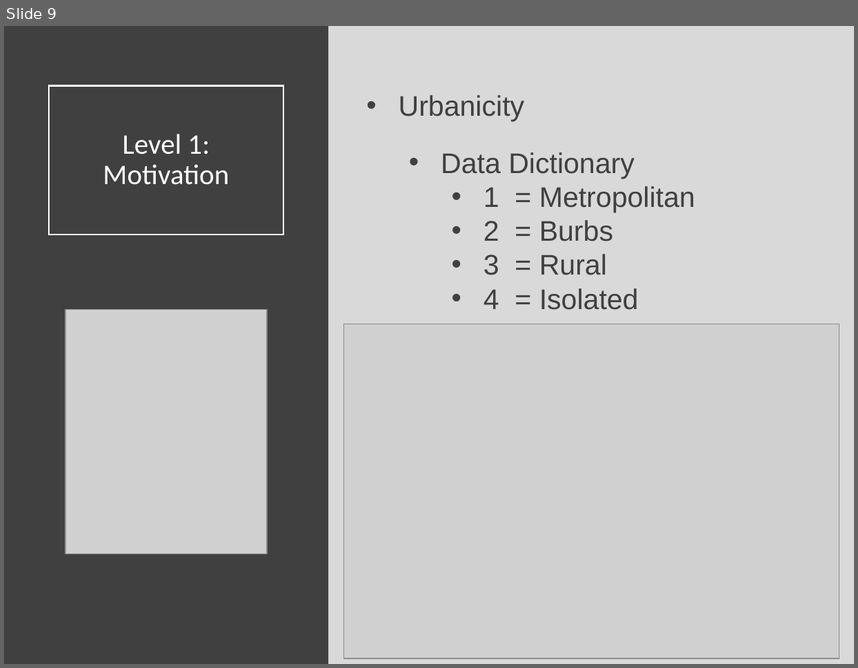
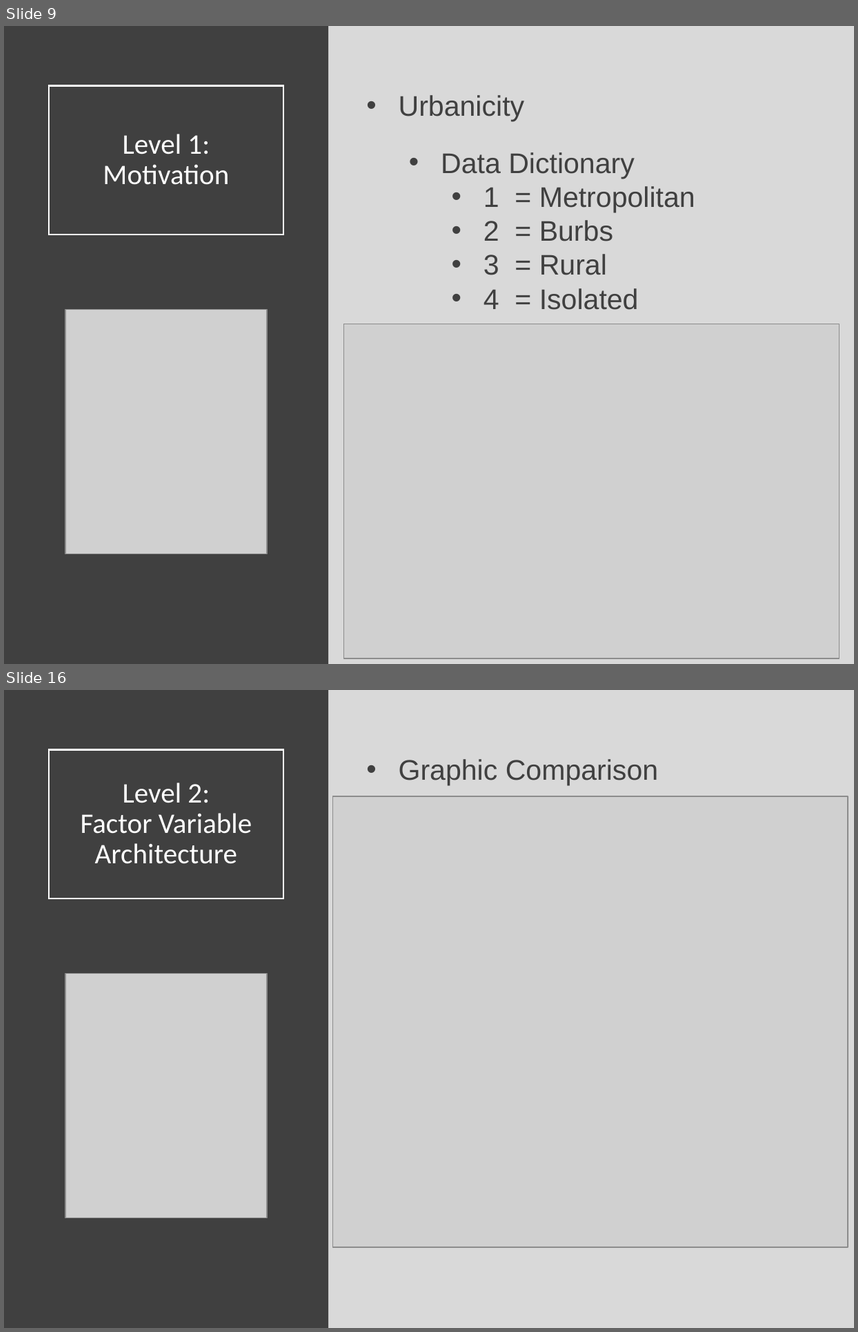
Before and after one commit to Yixf-Self/STOR320_WEBSITE, a slide deck: Lecture/Lecture 17/Lecture 17.pptx. Shown one above the other, each under a label of ours: slide 9 before the commit, slides 9 and 16 after it; the slides between them are not shown. The pictures are 858x668 and 858x1332 pixels, drawn with LibreOffice and Linux fonts; fonts in the diff are those of the drawing; grey boxes stand for pictures. Boxes give left, top, right and bottom in pixels: in the first picture for what was removed or moved away, otherwise in the second. Text is boxed around its words. In the diff, an @@ line names an element or a change of style, - is before the commit and + after.

```diff
--- a/Lecture/Lecture 17/Lecture 17.pptx
+++ b/Lecture/Lecture 17/Lecture 17.pptx
@@ slide 16 added at <box>4,690,854,1328</box>, background #D9D9D9 @@
@@ rectangle added at <box>4,690,329,1328</box>, fill #404040 @@
@@ title added at <box>49,749,283,898</box>, outline #FFFFFF 1.5 pt, 24 pt, text #FFFFFF @@
+Level 2:
+Factor Variable Architecture
@@ text added at <box>399,759,658,786</box>, 24 pt, text #404040 @@
+• Graphic Comparison
@@ picture added at <box>333,796,848,1247</box> @@
@@ picture added at <box>65,973,267,1217</box> @@
```
Also in this commit, not shown: 1 slide changed, 25 other slides added, 6 other files.
